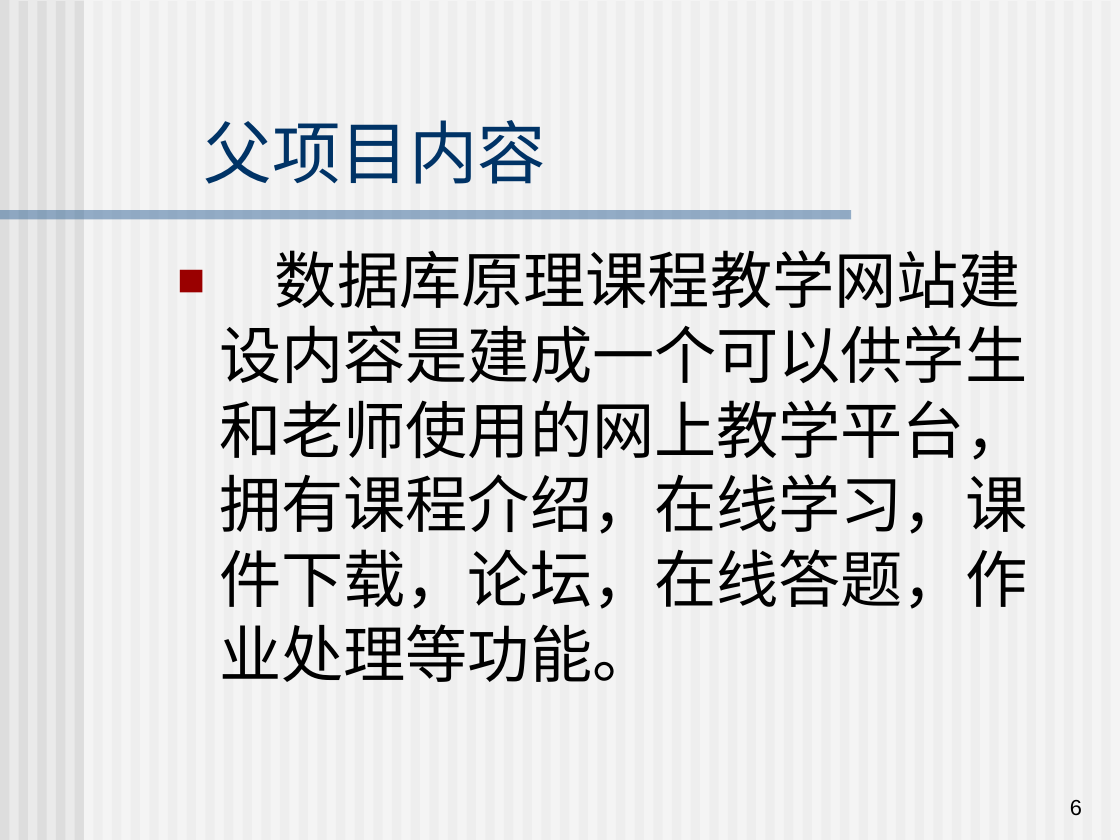
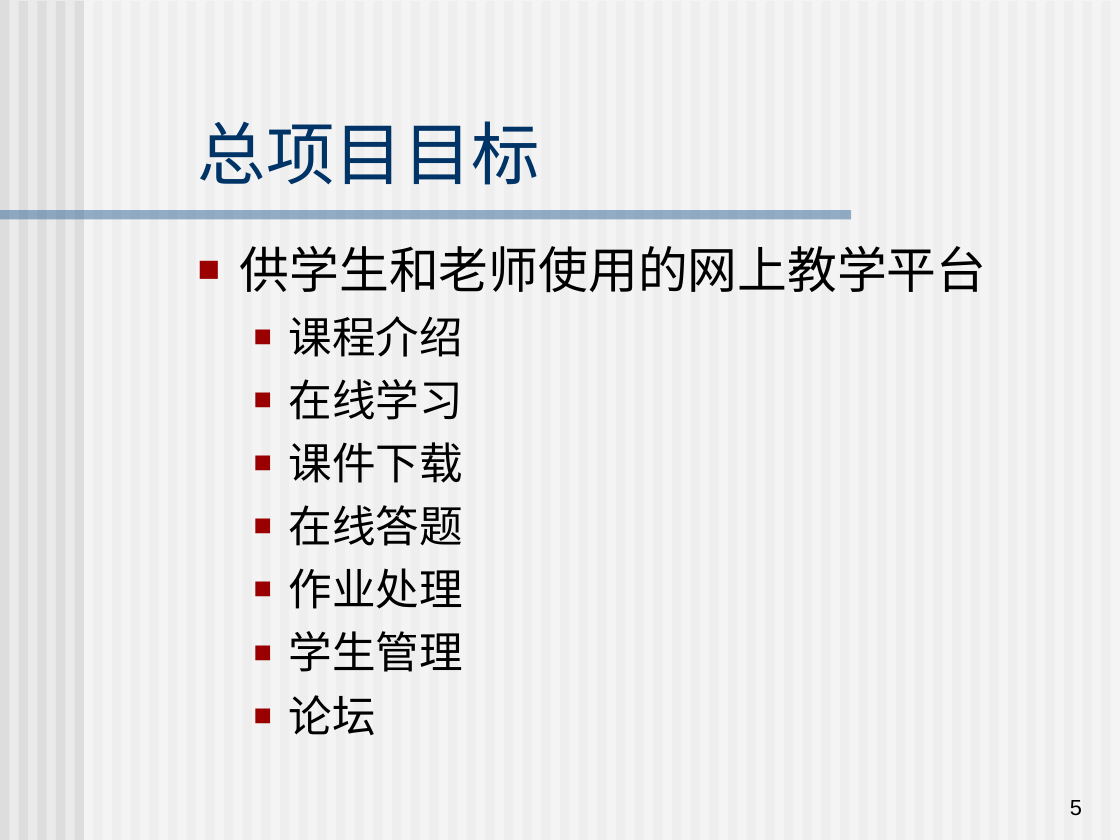
Before and after one commit to shanboli/finalprojectdocbackup, a slide deck: slide 5 of 1.0/梅丹毕设答辩.ppt (slide 6 before the commit). Drawn at 1120x840 pixels with LibreOffice and Linux fonts; fonts in the diff are those of the drawing; background and template pictures are left out. Boxes give left, top, right and bottom in pixels: in the first picture for what was removed or moved away, otherwise in the second. Text is boxed around its words. In the diff, an @@ line names an element or a change of style, - is before the commit and + after.

```diff
--- a/1.0/梅丹毕设答辩.ppt
+++ b/1.0/梅丹毕设答辩.ppt
@@ title added at <box>198,121,540,185</box>, 44 pt, text #003366 @@
+总项目目标
@@ title removed at <box>204,120,546,184</box> @@
-父项目内容
@@ text at <box>240,246,987,735</box>: text changed; size 40 to 28 pt @@
-■ 数据库原理课程教学网站建设内容是建成一个可以供学生和老师使用的网上教学平台，拥有课程介绍，在线学习，课件下载，论坛，在线答题，作业处理等功能。
+■ 供学生和老师使用的网上教学平台
+  ■ 课程介绍
+  ■ 在线学习
+  ■ 课件下载
+  ■ 在线答题
+  ■ 作业处理
+  ■ 学生管理
+  ■ 论坛
@@ page number at <box>1070,800,1082,815</box>: text changed @@
-6
+5
```
Also in this commit, not shown: 9 other slides changed, 12 slides added, 15 slides removed, 3 other files.
